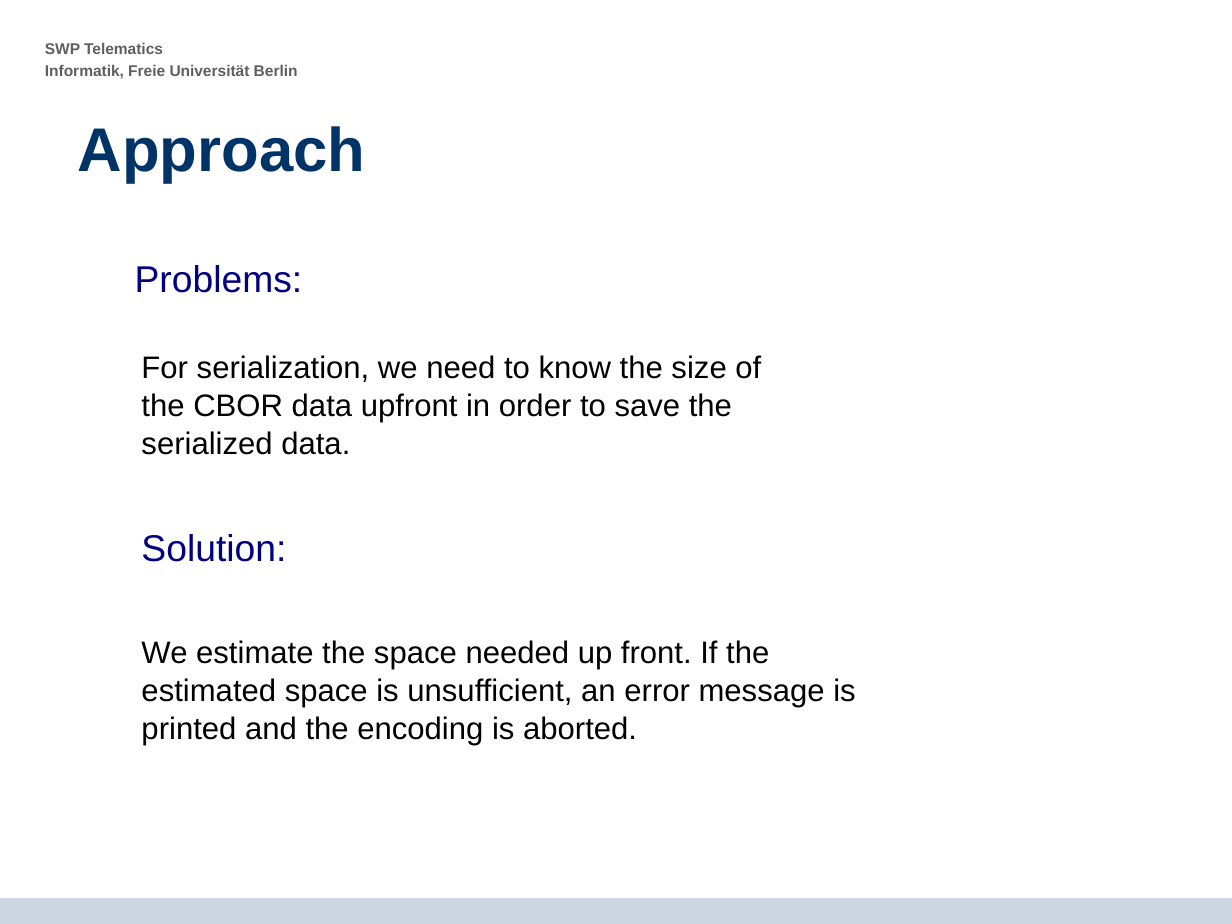
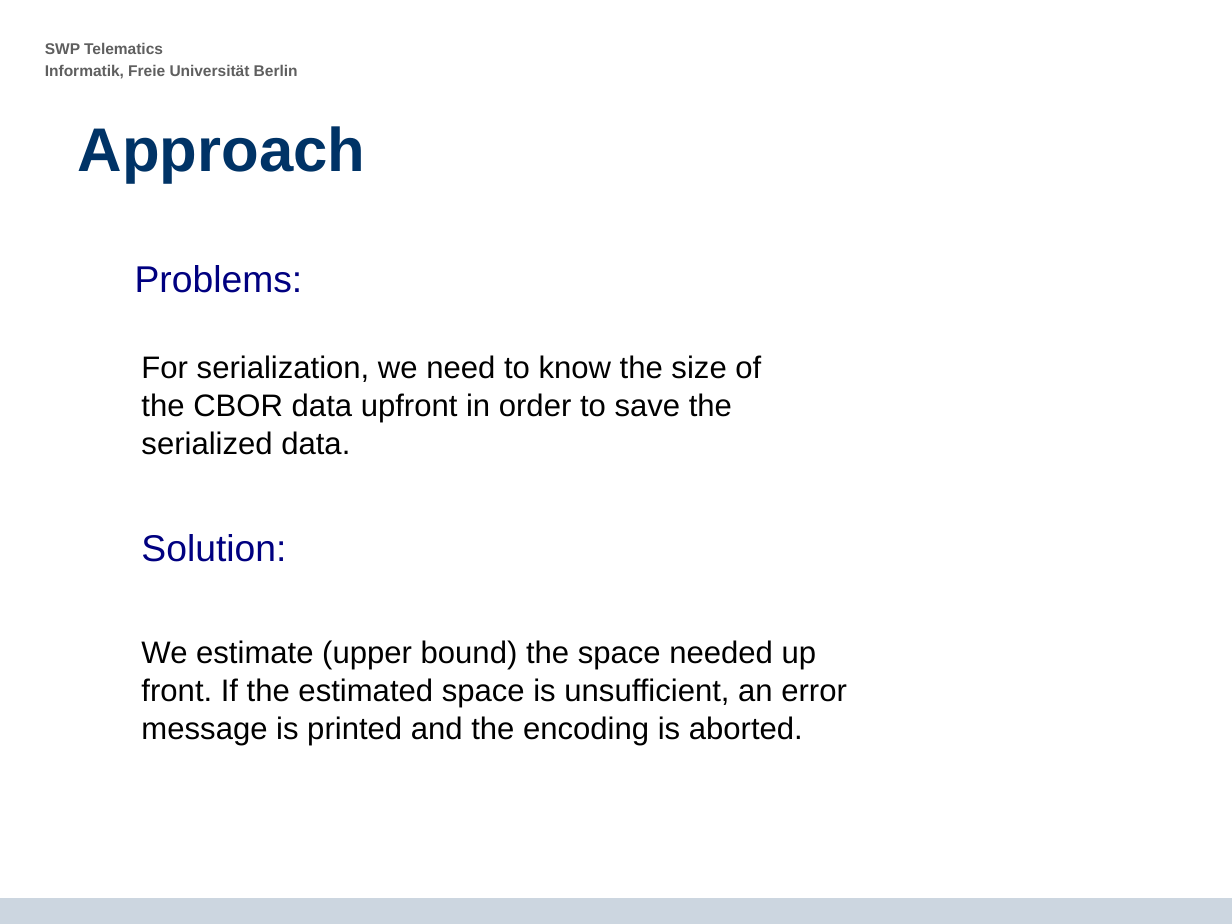
Before and after one commit to krf/cbor-for-riot, a slide deck: slide 9 of CBOR-Presentation_2014-07-15_final_presentation_v5.odp. Drawn at 1232x924 pixels with LibreOffice and Linux fonts; fonts in the diff are those of the drawing; background and template pictures are left out. Boxes give left, top, right and bottom in pixels: in the first picture for what was removed or moved away, otherwise in the second. Text is boxed around its words. In the diff, an @@ line names an element or a change of style, - is before the commit and + after.

```diff
--- a/CBOR-Presentation_2014-07-15_final_presentation_v5.odp
+++ b/CBOR-Presentation_2014-07-15_final_presentation_v5.odp
@@ text at [141, 640, 847, 746]: text changed @@
-  We estimate the space needed up front. If the estimated space is unsufficient, an error message is printed and the encoding is aborted.
+  We estimate (upper bound) the space needed up front. If the estimated space is unsufficient, an error message is printed and the encoding is aborted.
```
Also in this commit, not shown: 18 other slides changed, 3 slides added, 1 slide removed.
